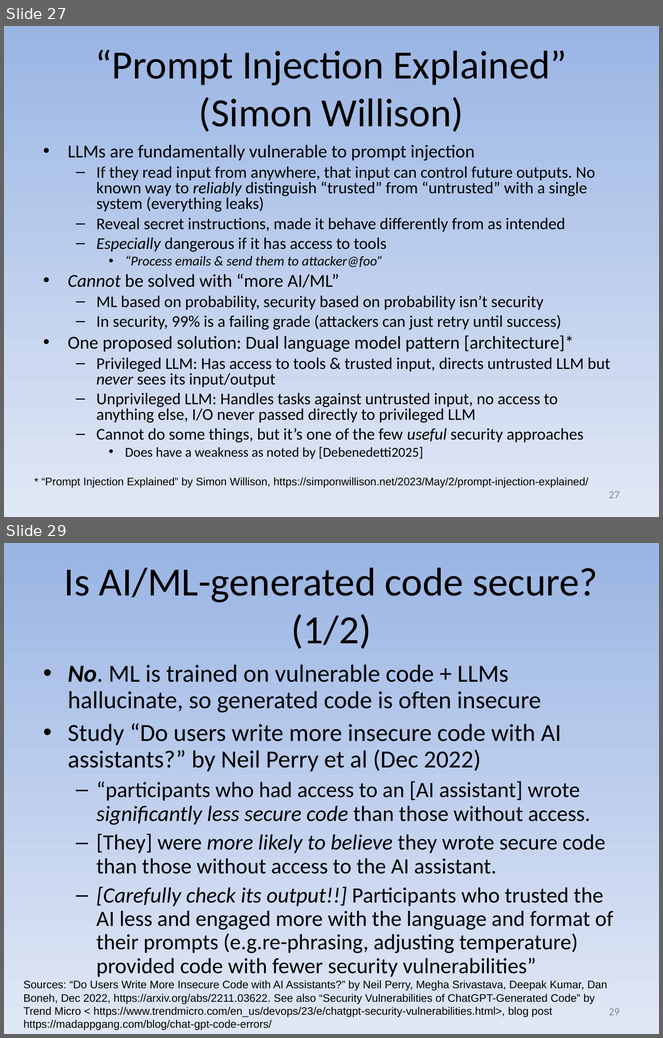
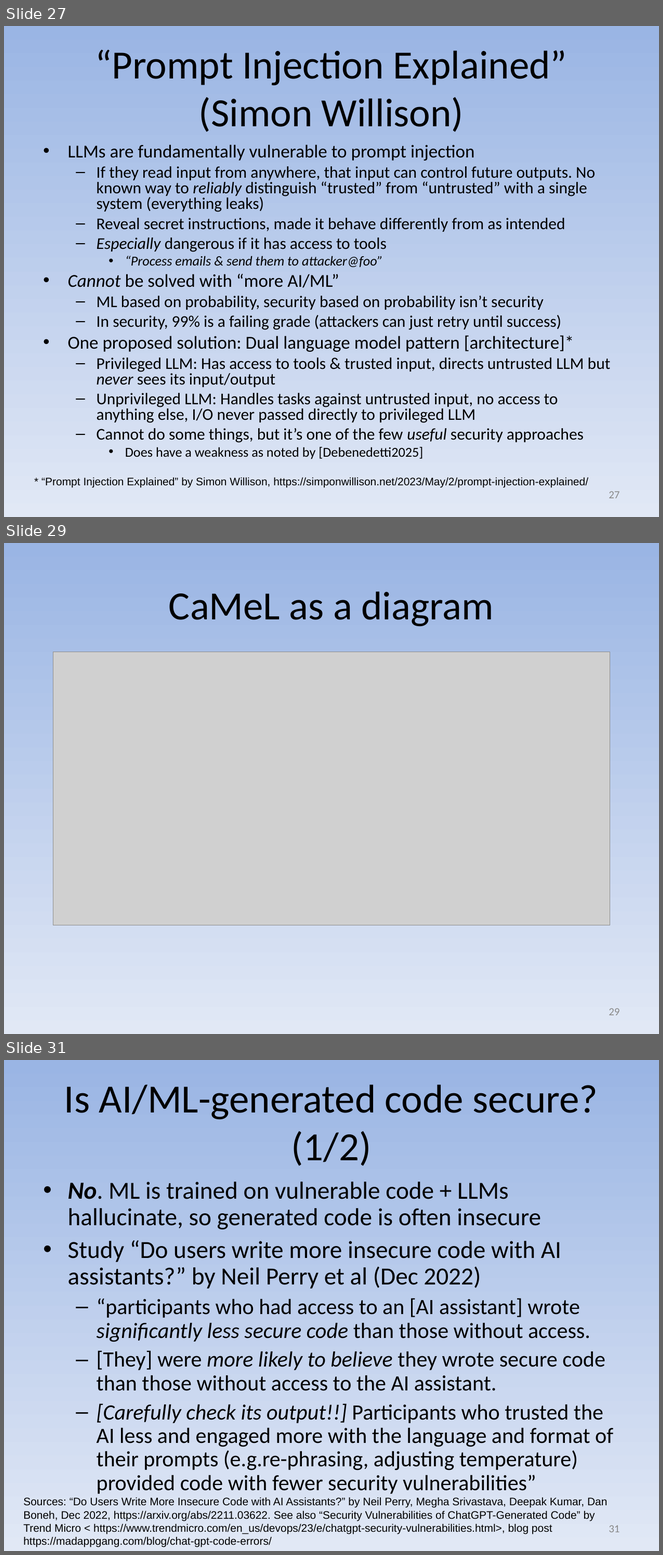
Before and after one commit to david-a-wheeler/david-a-wheeler.github.io, a slide deck: secure-class/presentations/AI-ML-Security.ppt. Shown one above the other, each under a label of ours: slides 27 and 29 before the commit, slides 27, 29 and 31 after it; the slides between them are not shown. The pictures are 663x1038 and 663x1555 pixels, drawn with LibreOffice and Linux fonts; fonts in the diff are those of the drawing; grey boxes stand for pictures. Boxes give left, top, right and bottom in pixels: in the first picture for what was removed or moved away, otherwise in the second. Text is boxed around its words. In the diff, an @@ line names an element or a change of style, - is before the commit and + after.

Commit message:
Update AI slides - show CaMeL illustrative diagram

```diff
--- a/secure-class/presentations/AI-ML-Security.ppt
+++ b/secure-class/presentations/AI-ML-Security.ppt
@@ slide 29 added at bbox=[4, 543, 659, 1034], background gradient #9AB5E4 to #E1E8F5 @@
@@ title added at bbox=[169, 591, 494, 627], 44 pt, text #000000 @@
+CaMeL as a diagram
@@ picture added at bbox=[53, 652, 610, 926] @@
@@ page number added at bbox=[609, 1008, 620, 1016], 12 pt, text #898989 @@
+29
@@ what was slide 29 is now slide 31 @@
@@ page number at bbox=[609, 1525, 620, 1533]: text changed @@
-29
+31
```
Also in this commit, not shown: 2 slides changed, 1 other slide added.
